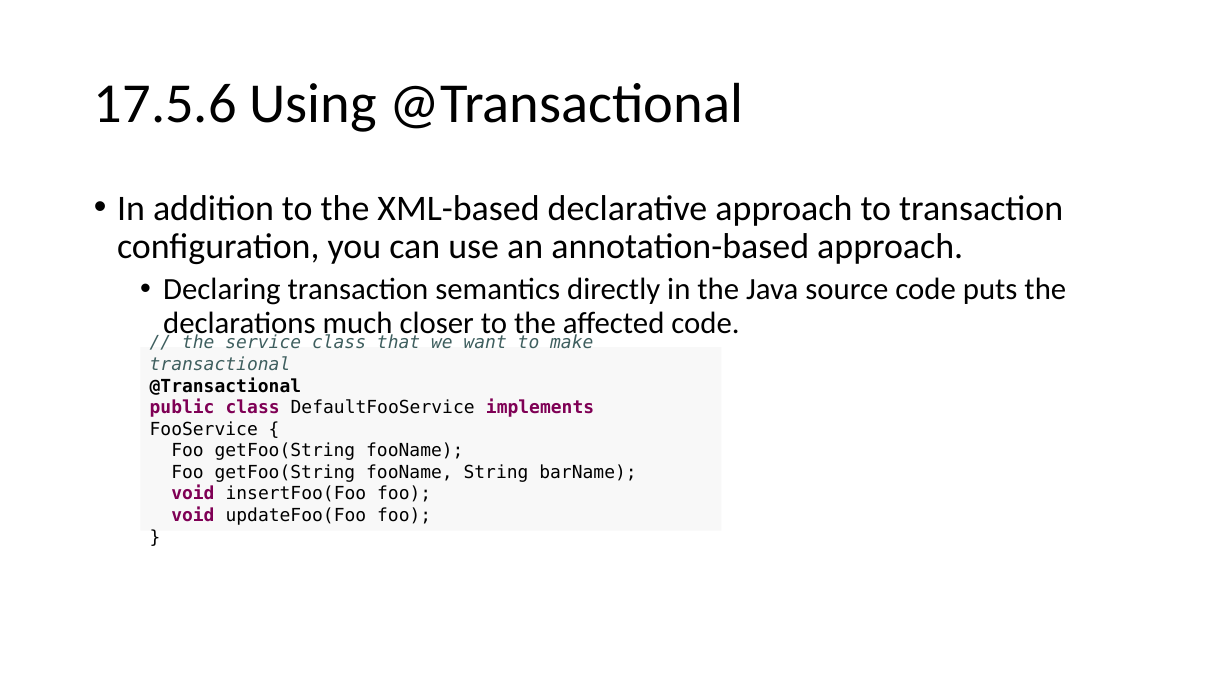
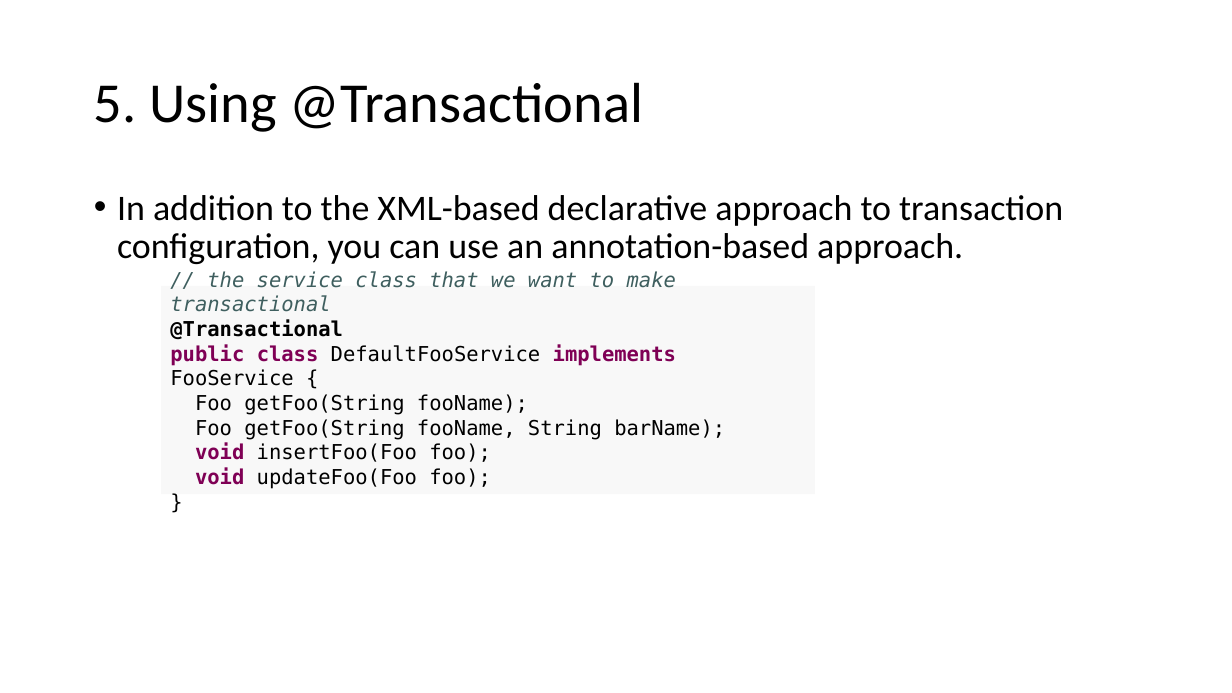
Before and after one commit to lawren43/mytest-repo, a slide deck: slide 14 of test-springmvc/doc/3.JPA+Spring.pptx (slide 18 before the commit). Drawn at 1232x693 pixels with LibreOffice and Linux fonts; fonts in the diff are those of the drawing. Boxes give left, top, right and bottom in pixels: in the first picture for what was removed or moved away, otherwise in the second. Text is boxed around its words. In the diff, an @@ line names an element or a change of style, - is before the commit and + after.

```diff
--- a/test-springmvc/doc/3.JPA+Spring.pptx
+++ b/test-springmvc/doc/3.JPA+Spring.pptx
@@ title at <box>94,82,644,132</box>: text changed @@
-17.5.6 Using @Transactional
+5. Using @Transactional
@@ rectangle "// the service class that ...": place and size @@
-rectangle "// the service class that ..." at <box>140,348,722,531</box>
+rectangle "// the service class that ..." at <box>161,286,814,494</box>
@@ rectangle "// the service class that ..." at <box>161,286,814,494</box>: size 14 to 16 pt @@
@@ text at <box>163,277,1066,341</box>: paragraph removed @@
-  • Declaring transaction semantics directly in the Java source code puts the declarations much closer to the affected code.
```
Also in this commit, not shown: 20 other slides changed, 3 slides added, 9 slides removed.
